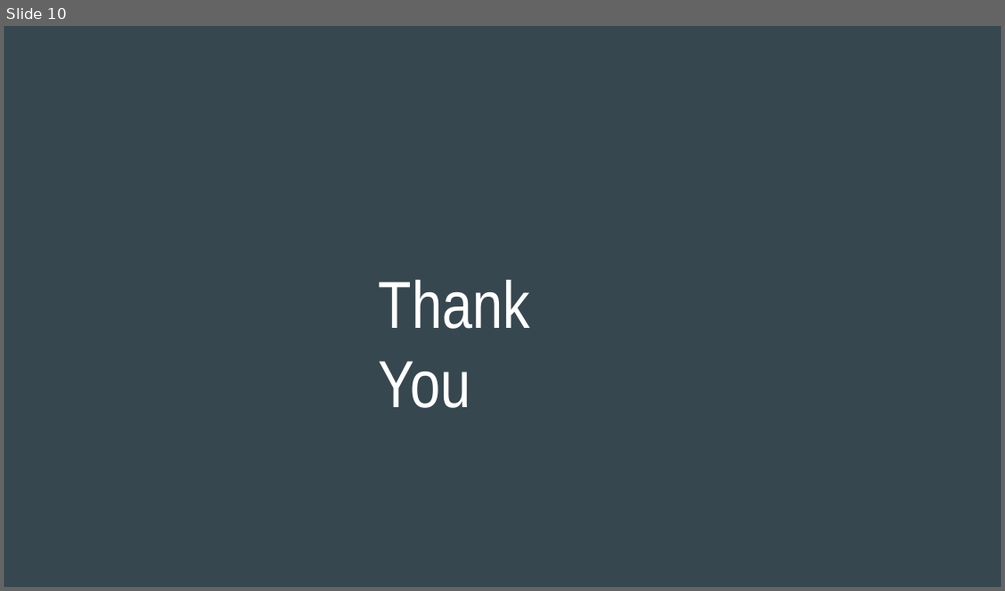
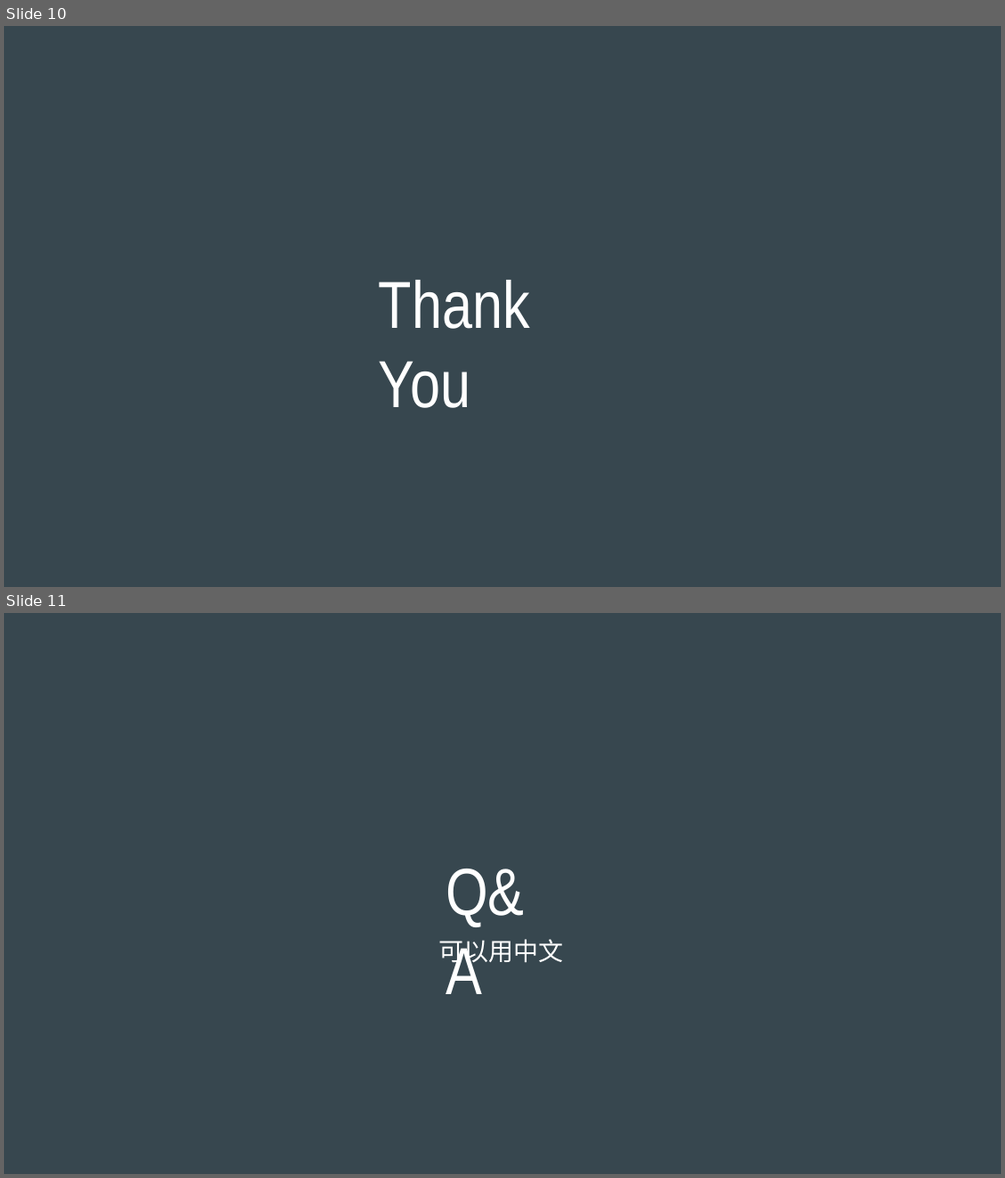
Before and after one commit to LiawiFelix/R_FinalProject, a slide deck: team_04.pptx. Shown one above the other, each under a label of ours: slide 10 before the commit, slides 10 and 11 after it. The pictures are 1005x591 and 1005x1178 pixels, drawn with LibreOffice and Linux fonts; fonts in the diff are those of the drawing. Boxes give left, top, right and bottom in pixels: in the first picture for what was removed or moved away, otherwise in the second. Text is boxed around its words. In the diff, an @@ line names an element or a change of style, - is before the commit and + after.

```diff
--- a/team_04.pptx
+++ b/team_04.pptx
@@ slide 11 added at [4, 613, 1001, 1174], background #37474F @@
@@ title added at [445, 868, 524, 994], 48 pt, text #FFFFFF @@
+Q&A
@@ text added at [439, 939, 564, 967], 18 pt, text #FFFFFF @@
+可以用中文
```
Also in this commit, not shown: 1 slide changed, 1 other file.
